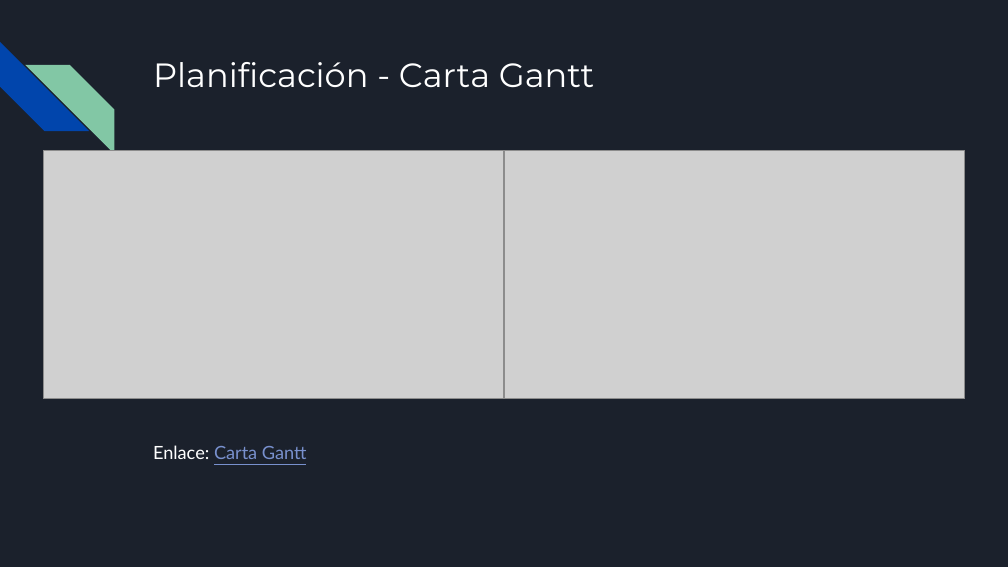
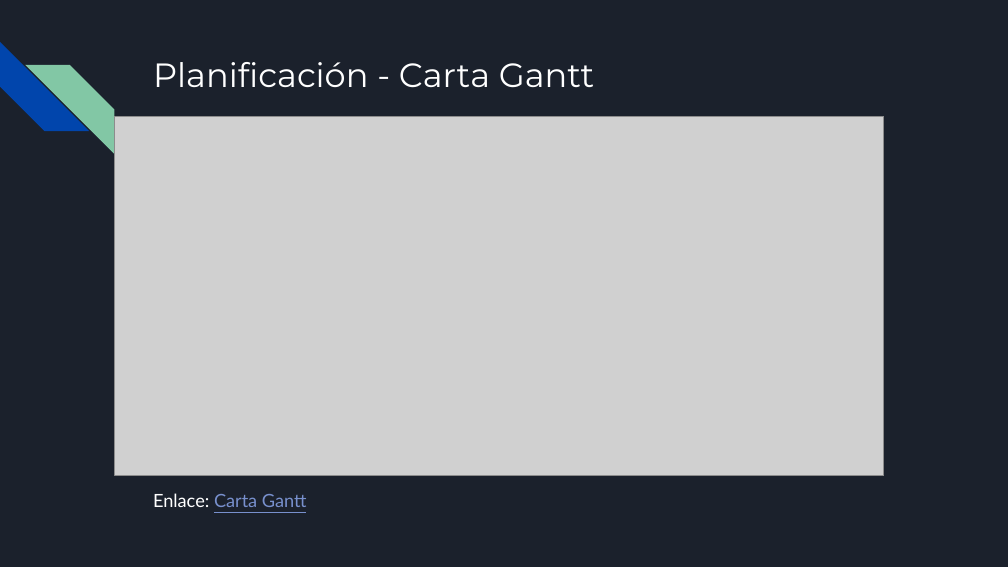
Before and after one commit to Carlos-Pardo-B/GRUPO_1_-Henriquez_Saavedra_Madrid_Pardo, a slide deck: slide 14 of Fase 1/Evidencias Grupales/Presentación Proyecto.pptx (slide 12 before the commit). Drawn at 1008x567 pixels with LibreOffice and Linux fonts; fonts in the diff are those of the drawing; grey boxes stand for pictures. Boxes give left, top, right and bottom in pixels: in the first picture for what was removed or moved away, otherwise in the second. Text is boxed around its words. In the diff, an @@ line names an element or a change of style, - is before the commit and + after.

```diff
--- a/Fase 1/Evidencias Grupales/Presentación Proyecto.pptx
+++ b/Fase 1/Evidencias Grupales/Presentación Proyecto.pptx
@@ picture added at box(115, 117, 884, 476) @@
@@ picture removed at box(43, 151, 504, 399) @@
@@ picture removed at box(504, 151, 965, 399) @@
@@ text "Enlace: Carta Gantt": place and size @@
-text "Enlace: Carta Gantt" at box(153, 445, 307, 459)
+text "Enlace: Carta Gantt" at box(153, 493, 307, 507)
```
Also in this commit, not shown: 4 other slides changed, 3 slides added, 1 slide removed, 1 other file.
